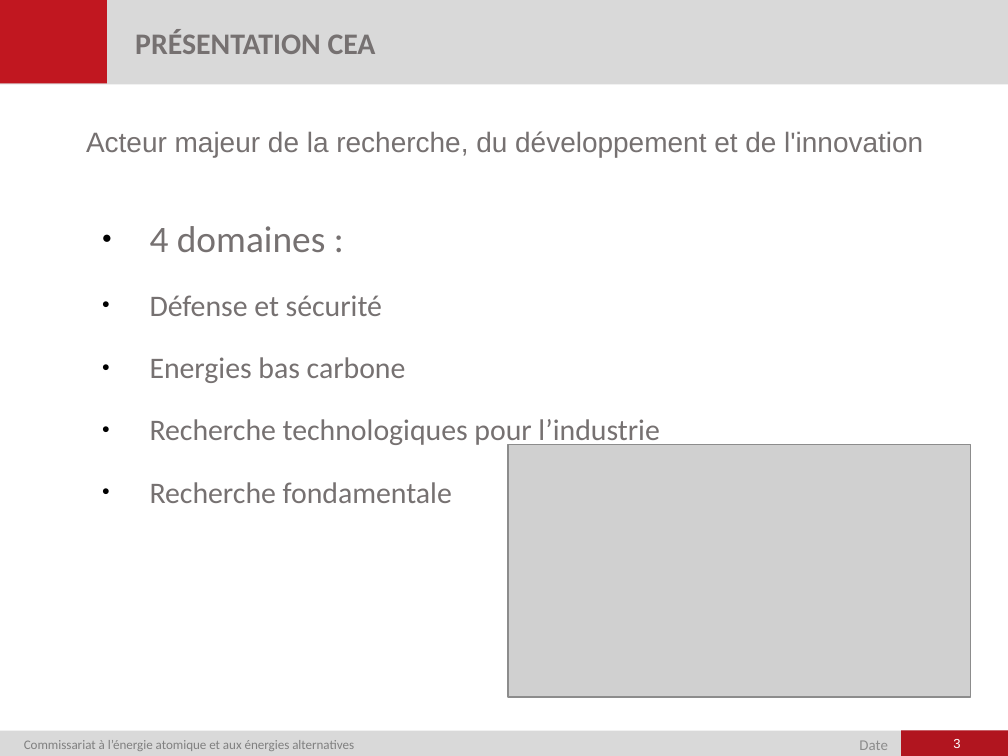
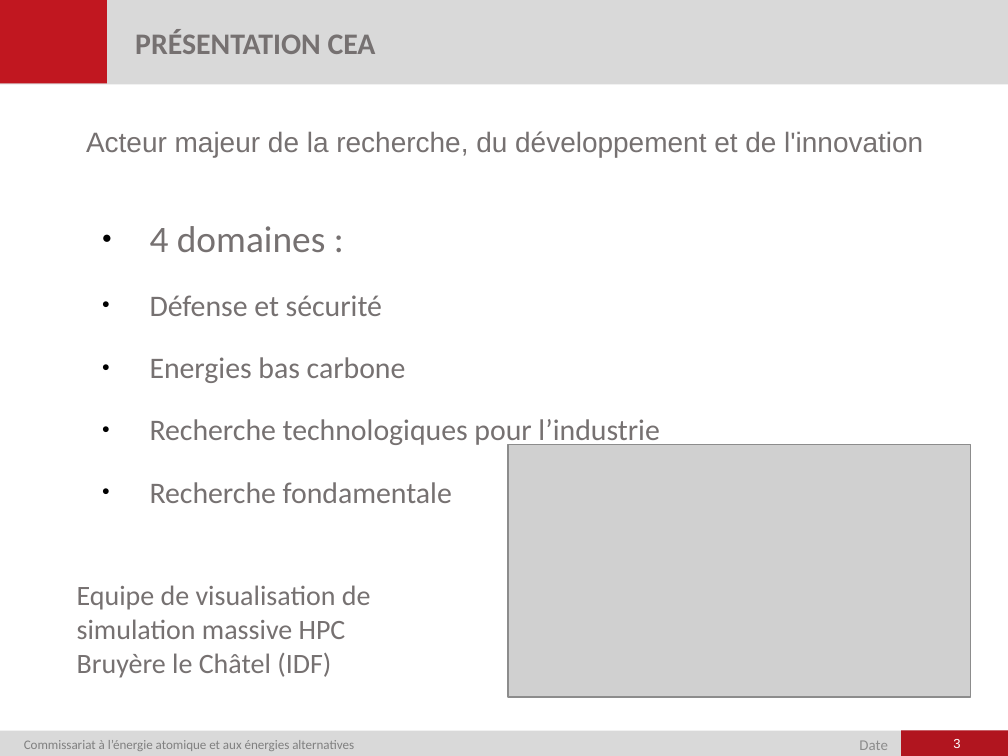
Before and after one commit to RocheAntoine/RapportStageM1, a slide deck: slide 3 of Présentation.pptx. Drawn at 1008x756 pixels with LibreOffice and Linux fonts; fonts in the diff are those of the drawing; grey boxes stand for pictures; background and template pictures are left out. Boxes give left, top, right and bottom in pixels: in the first picture for what was removed or moved away, otherwise in the second. Text is boxed around its words. In the diff, an @@ line names an element or a change of style, - is before the commit and + after.

```diff
--- a/Présentation.pptx
+++ b/Présentation.pptx
@@ text added at [77, 585, 371, 678], 15 pt, text #767171 @@
+Equipe de visualisation de simulation massive HPC Bruyère le Châtel (IDF)
```
Also in this commit, not shown: 6 other slides changed, 7 slides added, 2 slides removed.
